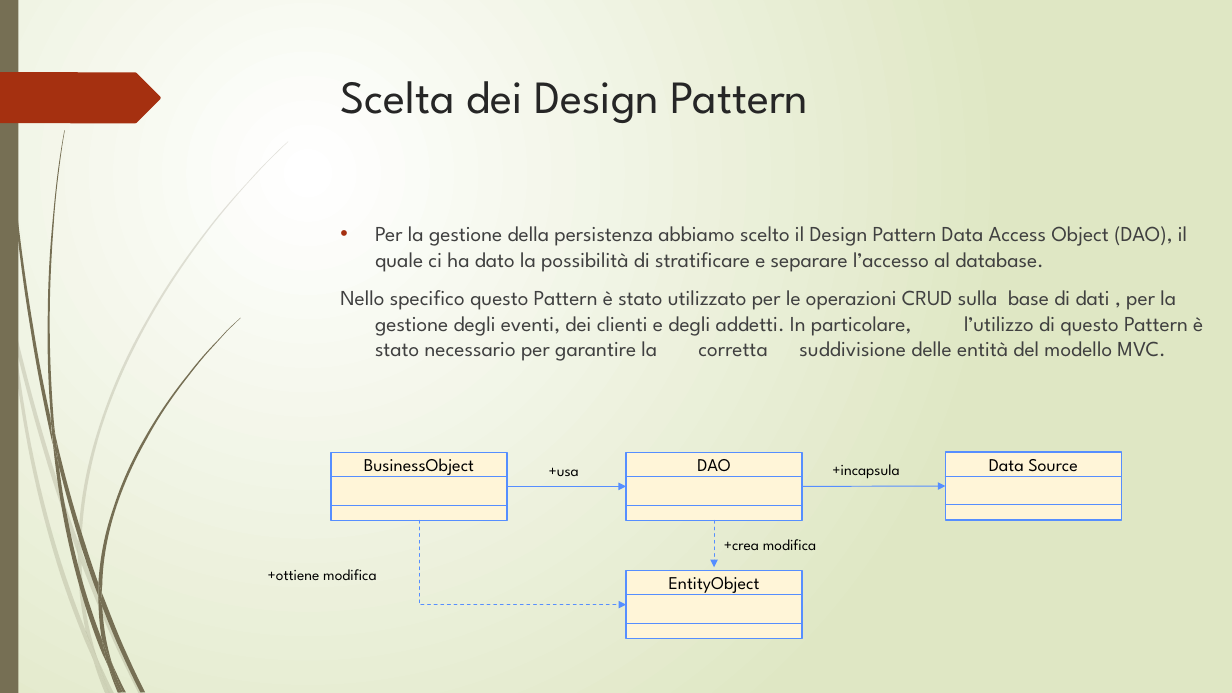
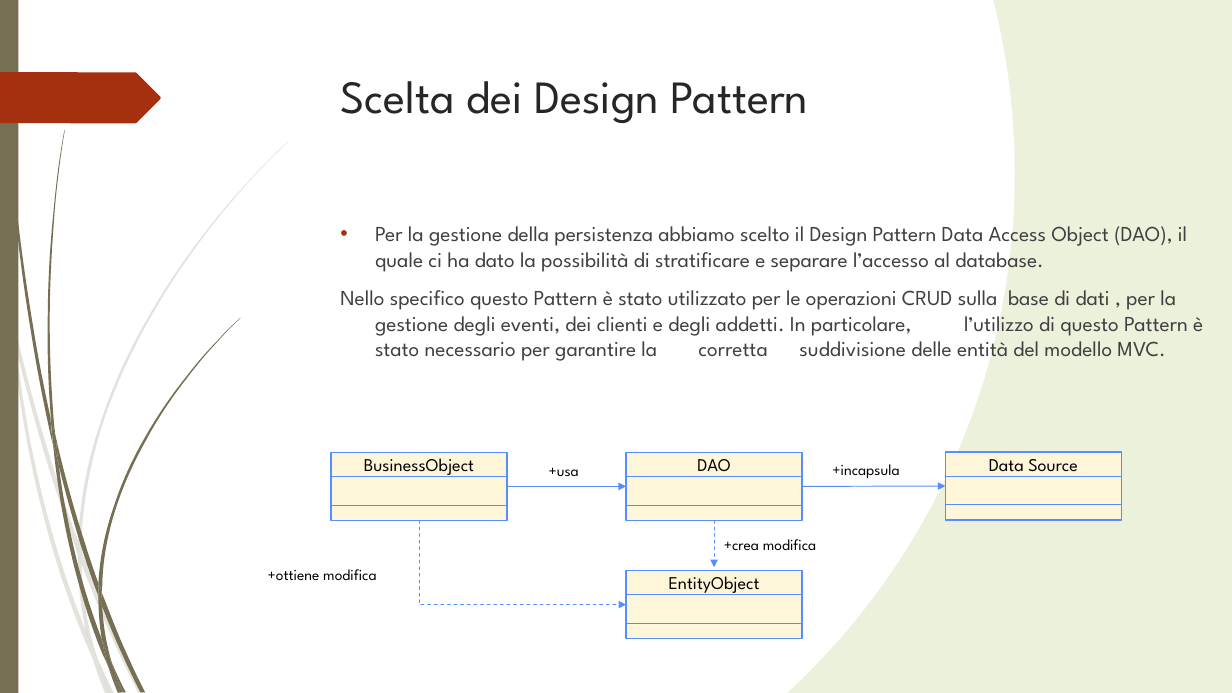
Before and after one commit to JimMinor/EventManager, a slide deck: slide 5 of Progetto/Presentazione/Event Manager.pptx. Drawn at 1232x693 pixels with LibreOffice and Linux fonts; fonts in the diff are those of the drawing. Boxes give left, top, right and bottom in pixels: in the first picture for what was removed or moved away, otherwise in the second. Text is boxed around its words. In the diff, an @@ line names an element or a change of style, - is before the commit and + after.

```diff
--- a/Progetto/Presentazione/Event Manager.pptx
+++ b/Progetto/Presentazione/Event Manager.pptx
@@ background gradient #FFFFFF to #DFE8C4 to gradient #FFFFFF to #ECF2DC @@
```
Also in this commit, not shown: 3 other slides changed, 1 slide added, 1 slide removed.
